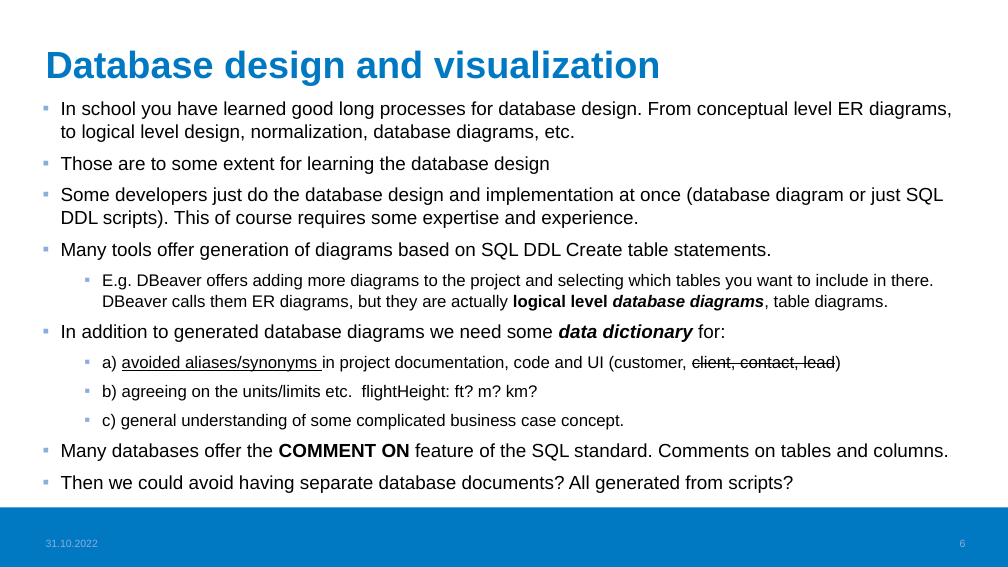
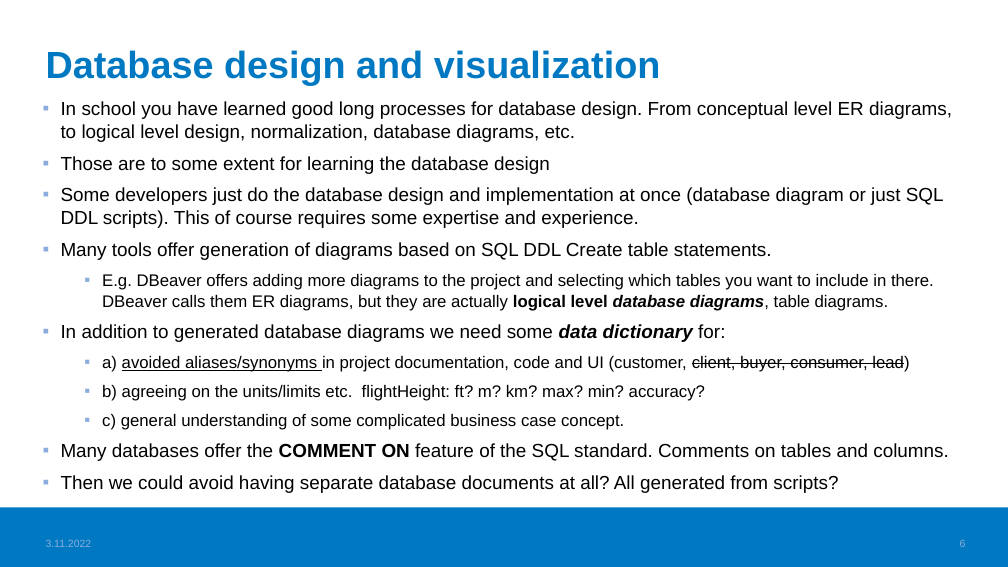
Before and after one commit to haagahelia/ohke-teknologiat, a slide deck: slide 6 of 06_ohjelmistoarkkitehtuurit_ja_patternit/documentation_principles_for_sw_projects.pptx. Drawn at 1008x567 pixels with LibreOffice and Linux fonts; fonts in the diff are those of the drawing; background and template pictures are left out. Boxes give left, top, right and bottom in pixels: in the first picture for what was removed or moved away, otherwise in the second. Text is boxed around its words. In the diff, an @@ line names an element or a change of style, - is before the commit and + after.

Commit message:
Typos from the documentation hint doc

```diff
--- a/06_ohjelmistoarkkitehtuurit_ja_patternit/documentation_principles_for_sw_projects.pptx
+++ b/06_ohjelmistoarkkitehtuurit_ja_patternit/documentation_principles_for_sw_projects.pptx
@@ text at bbox=[102, 356, 909, 401]: text changed @@
-  ▪ a) avoided aliases/synonyms in project documentation, code and UI (customer, client, contact, lead)
-  ▪ b) agreeing on the units/limits etc. flightHeight: ft? m? km?
+  ▪ a) avoided aliases/synonyms in project documentation, code and UI (customer, client, buyer, consumer, lead)
+  ▪ b) agreeing on the units/limits etc. flightHeight: ft? m? km? max? min? accuracy?
@@ text at bbox=[61, 475, 838, 493]: text changed @@
-▪ Then we could avoid having separate database documents? All generated from scripts?
+▪ Then we could avoid having separate database documents at all? All generated from scripts?
@@ text at bbox=[46, 539, 92, 547]: text changed @@
-31.10.2022
+3.11.2022
```
Also in this commit, not shown: 7 other slides changed, 1 other file.
